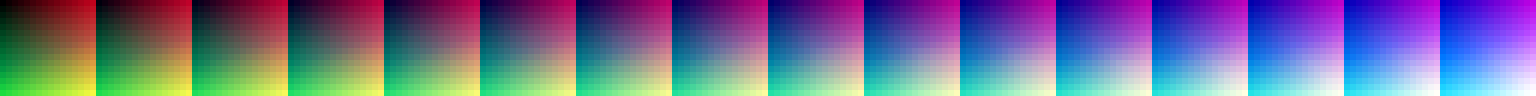
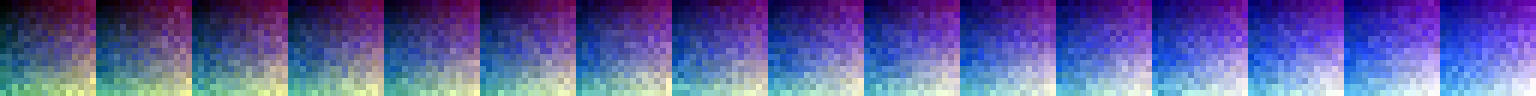
Two versions of the same layered image (1536x96). Layer-by-layer changes:
"none.png copy": opacity 25% → 60%, painted on it over [0, 0, 1536, 96]
